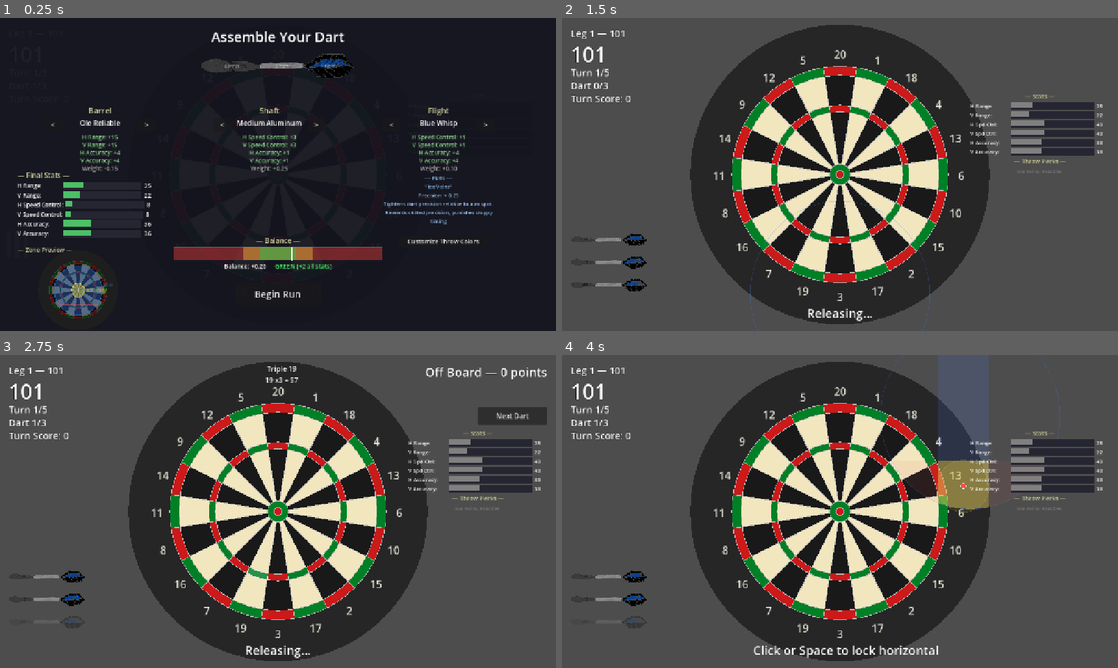
Above: before the commit, frames 1-4 (two rows, left to right).
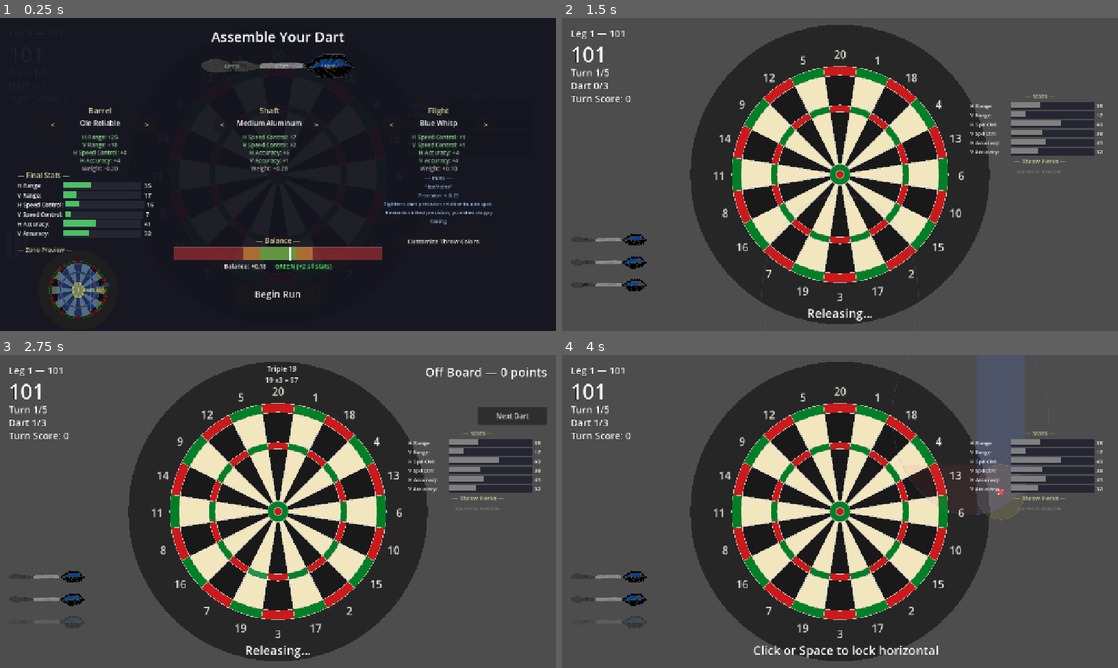
Above: after the commit, the same moments.

Repository: maxxBearr/darts-game
Game: Godot game, scene res://scenes/main.tscn
Same seed, same stepped clock (60 frames per second), same inputs: the game is played once before the commit and once after it.
Inputs (mouse positions are in pixels of both pictures, inside the frame that each line leads up to):
- Up to frame 1 (0.25 s): no input
- Up to frame 2 (1.5 s): click "Begin Run" at 0.5 s; tap Enter at 1.25, 1.35 s; move the mouse to (962, 158) at 1.27 s; hold Right (ui_right) from 1.28 s (still down); click (962, 158) at 1.42 s
- Up to frame 3 (2.75 s): tap Space at 1.52, 2 s; release Right (ui_right) at 2 s; drag from (166, 527) to (250, 574) at 2.02 s
- Up to frame 4 (4 s): click "Next Dart" at 2.75 s; tap Enter at 3.5, 3.6 s; move the mouse to (895, 442) at 3.52 s; hold Right (ui_right) from 3.53 s (still down)

The runs differ from the first frame. In frame 1, 0.6% of the frame differs, in the area x 9-54%, y 37-96%; in frame 2, 0.4%; in frame 3, 0.1%; in frame 4, 6.3%, in the area x 57-98%, y 0-53%.

Commit message:
merge aim acc

Diff:
--- a/resources/dart_components/barrels/laid_back.tres
+++ b/resources/dart_components/barrels/laid_back.tres
@@ -7,8 +7,9 @@
 script = ExtResource("1_4idmk")
 component_name = "Laid Back"
 description = "A light barrel for its lenght that favors vertical range and is easy to balance"
-weight = -0.31999999999999995
+weight = -0.35
 texture = ExtResource("2_qlcf4")
 h_range_bonus = 5.0
 v_range_bonus = 15.0
-v_accuracy_bonus = 12.0
+v_speed_bonus = 5.0
+v_accuracy_bonus = 15.0
--- a/resources/dart_components/barrels/ole_reliable.tres
+++ b/resources/dart_components/barrels/ole_reliable.tres
@@ -7,9 +7,9 @@
 script = ExtResource("1")
 component_name = "Ole Reliable"
 description = "A balanced barrel with modest bonuses across the board"
-weight = -0.15000000000000002
+weight = -0.19999999999999996
 texture = ExtResource("2_cwk7d")
-h_range_bonus = 15.0
-v_range_bonus = 15.0
+h_range_bonus = 25.0
+v_range_bonus = 10.0
+h_speed_bonus = 4.0
 h_accuracy_bonus = 4.0
-v_accuracy_bonus = 4.0
--- a/resources/dart_components/barrels/torpedo.tres
+++ b/resources/dart_components/barrels/torpedo.tres
@@ -7,10 +7,10 @@
 script = ExtResource("1")
 component_name = "Torpedo"
 description = "A heavy front-loaded barrel with excellent horizontal control"
-weight = -0.8
+weight = -1.0
 texture = ExtResource("2_2ss1f")
-h_range_bonus = 16.0
-h_speed_bonus = 5.0
+h_range_bonus = 20.0
+h_speed_bonus = 8.0
 v_speed_bonus = -3.0
-h_accuracy_bonus = 16.0
+h_accuracy_bonus = 17.0
 v_accuracy_bonus = -5.0
--- a/resources/dart_components/flights/wide_sail.tres
+++ b/resources/dart_components/flights/wide_sail.tres
@@ -11,9 +11,8 @@
 component_type = 2
 weight = 0.15
 texture = ExtResource("2_yx5qc")
-v_speed_bonus = 3.0
-h_accuracy_bonus = 1.0
-v_accuracy_bonus = 10.0
+v_speed_bonus = 6.0
+v_accuracy_bonus = 6.0
 throw_modifier = ExtResource("3_throw_mod")
 dart_outer_color = Color(0.7081978, 0, 0.13751924, 1)
 dart_inner_color = Color(0, 0, 0, 1)
--- a/resources/dart_components/shafts/long_carbon.tres
+++ b/resources/dart_components/shafts/long_carbon.tres
@@ -11,7 +11,7 @@
 weight = 0.55
 texture = ExtResource("2_p84gr")
 h_range_bonus = -1.0
-v_range_bonus = 5.0
-v_speed_bonus = 7.0
+v_range_bonus = 10.0
+v_speed_bonus = 5.0
 h_accuracy_bonus = -1.0
 v_accuracy_bonus = 12.0
--- a/resources/dart_components/shafts/medium_aluminum.tres
+++ b/resources/dart_components/shafts/medium_aluminum.tres
@@ -8,9 +8,9 @@
 component_name = "Medium Aluminum"
 description = "Unremarkable, straight shooter"
 component_type = 1
-weight = 0.25
+weight = 0.28
 texture = ExtResource("2_h0803")
-h_speed_bonus = 3.0
-v_speed_bonus = 3.0
-h_accuracy_bonus = 1.0
+h_speed_bonus = 7.0
+v_speed_bonus = 2.0
+h_accuracy_bonus = 6.0
 v_accuracy_bonus = 1.0
--- a/scripts/hud.gd
+++ b/scripts/hud.gd
@@ -51,10 +51,10 @@
 const STAT_DESCRIPTIONS: Dictionary = {
 	"horizontal_range": "Shrinks the aim ellipse horizontally. Also reduces the distance the horizontal marker travels, making it easier to time.",
 	"vertical_range": "Shrinks the aim ellipse vertically. Also reduces the distance the vertical marker travels, making it easier to time.",
-	"horizontal_speed": "Slows the horizontal release marker. Higher = easier to time your click.",
-	"vertical_speed": "Slows the vertical release marker. Higher = easier to time your click.",
-	"horizontal_accuracy": "Tightens horizontal dart landing variance. Higher = dart lands closer to where you clicked.",
-	"vertical_accuracy": "Tightens vertical dart landing variance. Higher = dart lands closer to where you clicked.",
+	"horizontal_speed": "Slows the speed of the horizantal merer.",
+	"vertical_speed": "Slows the speed of the vertical meter.",
+	"horizontal_accuracy": "Shortens the width of the accruacy zone.",
+	"vertical_accuracy": "Shrinks the height of the accuracy zone"
 }
 
 const BAR_MAX_WIDTH: float = 120.0
